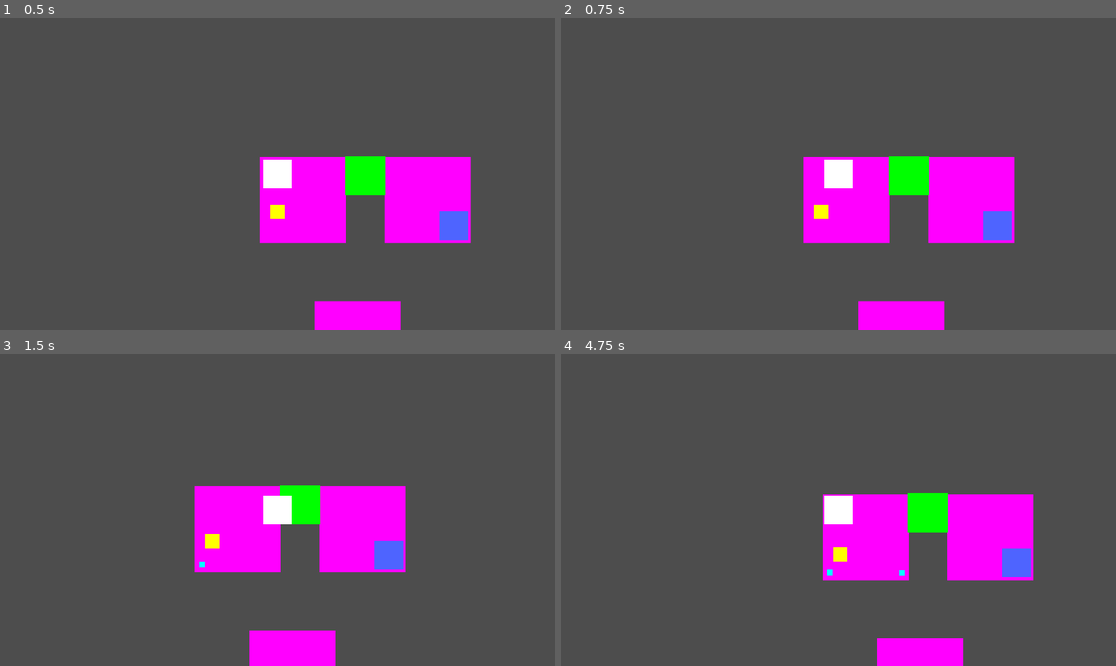
Above: before the commit, frames 1-4 (two rows, left to right).
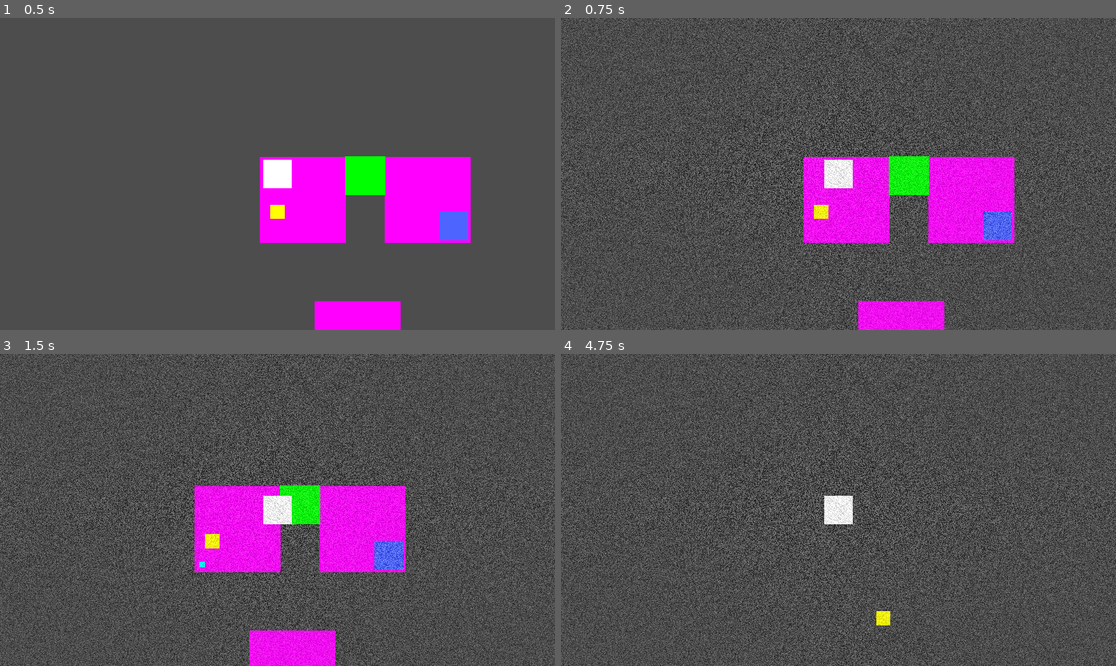
Above: after the commit, the same moments.

Repository: M4przybysz/lem_game_jam-powtorka
Game: Godot game, scene res://src/main/main.tscn
Same seed, same stepped clock (60 frames per second), same inputs: the game is played once before the commit and once after it.
Inputs:
- Up to frame 1 (0.5 s): no input
- Up to frame 2 (0.75 s): tap Enter at 0.5 s; hold D (right) from 0.53 s (still down); hold T (action3, bound only after the commit) from 0.53 s (still down)
- Up to frame 3 (1.5 s): release D (right) at 1.28 s; release T (action3, bound only after the commit) at 1.28 s; hold S (down) from 1.28 s (still down); tap F (action1) at 1.35 s
- Up to frame 4 (4.75 s): tap T (action3, bound only after the commit) at 1.55, 2.85, 4.55 s; tap Space at 2 s; release S (down) at 2.03 s; hold D (right) 2.03-2.78 s; hold T (action3, bound only after the commit) 2.03-2.78 s; tap E (action2) at 2.1 s; hold W (up) 2.78-3.53 s; hold T (action3, bound only after the commit) 3.53-4.28 s; hold A (left) from 3.53 s (still down); tap F (action1) at 4.35 s

Frame 1 is identical in both runs. In frame 2, 36% of the frame differs, in the area x 0-100%, y 0-100%; in frame 3, 36%; in frame 4, 41%.

Commit message:
Added film grain, gialogue labels and menu icons

Diff:
--- /dev/null
+++ b/powtorka/asstes/graphics/shaders/grain.gdshader
@@ -0,0 +1,20 @@
+shader_type canvas_item;
+
+// Uniforms
+uniform sampler2D screen_texture : hint_screen_texture;
+uniform float grain_amount : hint_range(0.0, 1.0) = 0.05; // Adjust the amount of grain
+uniform float grain_size : hint_range(0.1, 10.0) = 1.0; // Adjust the size of the grain
+
+void fragment() {
+    // Sample the original screen texture
+    vec4 original_color = texture(screen_texture, SCREEN_UV);
+
+    // Generate random noise
+    float noise = (fract(sin(dot(UV, vec2(12.9898, 78.233))) * 43758.5453) - 0.5) * 2.0;
+
+    // Add noise to the original color
+    original_color.rgb += noise * grain_amount * grain_size;
+
+    // Clamp the final color to make sure it stays in the valid range
+    COLOR = clamp(original_color, 0.0, 1.0);
+}
--- a/powtorka/project.godot
+++ b/powtorka/project.godot
@@ -57,6 +57,11 @@
 "events": [Object(InputEventKey,"resource_local_to_scene":false,"resource_name":"","device":-1,"window_id":0,"alt_press …(192 unchanged characters)…
 ]
 }
+action3={
+"deadzone": 0.5,
+"events": [Object(InputEventKey,"resource_local_to_scene":false,"resource_name":"","device":-1,"window_id":0,"alt_pressed":false,"shift_pressed":false,"ctrl_pressed":false,"meta_pressed":false,"pressed":false,"keycode":0,"physical_keycode":84,"key_label":0,"unicode":116,"location":0,"echo":false,"script":null)
+]
+}
 
 [rendering]
 
--- /dev/null
+++ b/powtorka/src/UI/ui.gd
@@ -0,0 +1,46 @@
+extends Control
+
+var blink = 0
+
+# Called when the node enters the scene tree for the first time.
+func _ready() -> void:
+	pass # Replace with function body.
+
+# Called every frame. 'delta' is the elapsed time since the previous frame.
+func _process(delta: float) -> void:
+	pass
+
+func _input(event: InputEvent) -> void:
+	if Input.is_action_pressed("action3"):
+		blink = 0
+		therapy_time()
+
+func therapy_time():
+	blink += 1
+	$ColorRect.visible = true
+	$ShaderTimer.start()
+
+
+func _on_shader_timer_timeout() -> void:
+	$ShaderTimer.stop()
+	$ColorRect.visible = false
+	$UnshaderTimer.start()
+
+func _on_unshader_timer_timeout() -> void:
+	$UnshaderTimer.stop()
+	if blink < 2:
+		therapy_time()
+
+func show_flufftext():
+	$Flufftext.visible = true
+
+func hide_flufftext():
+	$Flufftext.visible = false
+
+func show_therapy_text():
+	$Black.visible = true
+	$Terapeutka.visible = true
+
+func hide_therapy_text():
+	$Black.visible = false
+	$Terapeutka.visible = false
--- /dev/null
+++ b/powtorka/src/UI/ui.tscn
@@ -0,0 +1,67 @@
+[gd_scene load_steps=5 format=3 uid="uid://cgssltc1n83kf"]
+
+[ext_resource type="Shader" path="res://asstes/graphics/shaders/grain.gdshader" id="1_ut4yp"]
+[ext_resource type="Script" path="res://src/UI/ui.gd" id="1_vajhg"]
+[ext_resource type="FontFile" uid="uid://ctyvbudxwnx5g" path="res://asstes/fonts/EncodeSans-ExtraBold.ttf" id="2_7k1b4"]
+
+[sub_resource type="ShaderMaterial" id="ShaderMaterial_84yst"]
+shader = ExtResource("1_ut4yp")
+shader_parameter/grain_amount = 0.5
+shader_parameter/grain_size = 0.5
+
+[node name="UI" type="Control"]
+layout_mode = 3
+anchors_preset = 15
+anchor_right = 1.0
+anchor_bottom = 1.0
+grow_horizontal = 2
+grow_vertical = 2
+script = ExtResource("1_vajhg")
+
+[node name="UnshaderTimer" type="Timer" parent="."]
+wait_time = 0.2
+
+[node name="ShaderTimer" type="Timer" parent="."]
+wait_time = 0.2
+
+[node name="Black" type="ColorRect" parent="."]
+visible = false
+layout_mode = 0
+offset_right = 1920.0
+offset_bottom = 1080.0
+color = Color(0, 0, 0, 1)
+
+[node name="Terapeutka" type="Label" parent="."]
+visible = false
+layout_mode = 0
+offset_left = 1.0
+offset_top = 1.0
+offset_right = 1920.0
+offset_bottom = 1080.0
+theme_override_fonts/font = ExtResource("2_7k1b4")
+theme_override_font_sizes/font_size = 30
+text = "Terapeutka text"
+horizontal_alignment = 1
+vertical_alignment = 1
+autowrap_mode = 3
+
+[node name="Fluff text" type="Label" parent="."]
+visible = false
+layout_mode = 0
+offset_right = 1920.0
+offset_bottom = 1002.0
+theme_override_fonts/font = ExtResource("2_7k1b4")
+theme_override_font_sizes/font_size = 30
+text = "Fluff text"
+horizontal_alignment = 1
+vertical_alignment = 2
+autowrap_mode = 3
+
+[node name="ColorRect" type="ColorRect" parent="."]
+visible = false
+material = SubResource("ShaderMaterial_84yst")
+offset_right = 1920.0
+offset_bottom = 1080.0
+
+[connection signal="timeout" from="UnshaderTimer" to="." method="_on_unshader_timer_timeout"]
+[connection signal="timeout" from="ShaderTimer" to="." method="_on_shader_timer_timeout"]
--- a/powtorka/src/gameplay/gameplay.tscn
+++ b/powtorka/src/gameplay/gameplay.tscn
@@ -1,9 +1,10 @@
-[gd_scene load_steps=5 format=3 uid="uid://ddg2su88rjrwp"]
+[gd_scene load_steps=6 format=3 uid="uid://ddg2su88rjrwp"]
 
 [ext_resource type="Script" path="res://src/gameplay/gameplay.gd" id="1_qu5en"]
 [ext_resource type="PackedScene" uid="uid://gpcqqw6efjpy" path="res://src/levels/test_lvl.tscn" id="1_wkdmg"]
 [ext_resource type="PackedScene" uid="uid://cshqsixm2pc76" path="res://src/player/player.tscn" id="2_28rhj"]
 [ext_resource type="PackedScene" uid="uid://u330yrurm5sq" path="res://src/objects/item.tscn" id="4_44x78"]
+[ext_resource type="PackedScene" uid="uid://cgssltc1n83kf" path="res://src/UI/ui.tscn" id="4_gb6tb"]
 
 [node name="Gameplay" type="Node2D"]
 script = ExtResource("1_qu5en")
@@ -11,10 +12,14 @@
 [node name="test lvl" parent="." instance=ExtResource("1_wkdmg")]
 position = Vector2(39, 41)
 
+[node name="Item" parent="." instance=ExtResource("4_44x78")]
+position = Vector2(100, 231)
+
 [node name="Player" parent="." instance=ExtResource("2_28rhj")]
 position = Vector2(100, 100)
 
 [node name="Camera2D" type="Camera2D" parent="Player"]
 
-[node name="Item" parent="." instance=ExtResource("4_44x78")]
-position = Vector2(100, 231)
+[node name="CanvasLayer" type="CanvasLayer" parent="."]
+
+[node name="UI" parent="CanvasLayer" instance=ExtResource("4_gb6tb")]
--- /dev/null
+++ b/powtorka/src/levels/glowny.tscn
@@ -0,0 +1,91 @@
+[gd_scene load_steps=5 format=3 uid="uid://cdcj5esre435"]
+
+[ext_resource type="PackedScene" uid="uid://d1kkcfxkbvy1m" path="res://src/levels/rooms/room_big_closed.tscn" id="1_1k4ns"]
+[ext_resource type="PackedScene" uid="uid://c5ith1wamnvtw" path="res://src/objects/test_object.tscn" id="2_0er4t"]
+[ext_resource type="PackedScene" uid="uid://cshqsixm2pc76" path="res://src/player/player.tscn" id="3_cere0"]
+[ext_resource type="PackedScene" uid="uid://u330yrurm5sq" path="res://src/objects/item.tscn" id="4_0iudd"]
+
+[node name="Node2D" type="Node2D"]
+
+[node name="glowny" parent="." instance=ExtResource("1_1k4ns")]
+position = Vector2(1, -1051)
+
+[node name="Stolik" parent="." instance=ExtResource("2_0er4t")]
+position = Vector2(814, -726)
+scale = Vector2(8, 16)
+
+[node name="Krzeslo" parent="." instance=ExtResource("2_0er4t")]
+position = Vector2(956, -671)
+scale = Vector2(5, 5)
+
+[node name="Krzeslo2" parent="." instance=ExtResource("2_0er4t")]
+position = Vector2(955, -785)
+scale = Vector2(5, 5)
+
+[node name="Krzeslo3" parent="." instance=ExtResource("2_0er4t")]
+position = Vector2(673, -792)
+scale = Vector2(5, 5)
+
+[node name="Bierznia" parent="." instance=ExtResource("2_0er4t")]
+position = Vector2(942, -185)
+scale = Vector2(6, 14)
+
+[node name="Stacja badawcza" parent="." instance=ExtResource("2_0er4t")]
+position = Vector2(141, -56)
+scale = Vector2(12, 4)
+
+[node name="Stacja badawcza2" parent="." instance=ExtResource("2_0er4t")]
+position = Vector2(61, -214)
+scale = Vector2(4, 12)
+
+[node name="Właz" parent="." instance=ExtResource("2_0er4t")]
+position = Vector2(7, -509)
+scale = Vector2(4, 16)
+
+[node name="Rury" parent="." instance=ExtResource("2_0er4t")]
+position = Vector2(98, -1021)
+scale = Vector2(8, 2)
+
+[node name="Rury2" parent="." instance=ExtResource("2_0er4t")]
+position = Vector2(38, -921)
+scale = Vector2(2, 8)
+
+[node name="Kapsula" parent="." instance=ExtResource("2_0er4t")]
+position = Vector2(9, -761)
+scale = Vector2(4, 4)
+
+[node name="Wieszak na skafander" parent="." instance=ExtResource("2_0er4t")]
+position = Vector2(289, -1036)
+scale = Vector2(2, 2)
+
+[node name="Lampka sprawdzająca działanie stacji badawczej" parent="." instance=ExtResource("2_0er4t")]
+position = Vector2(280, -56)
+
+[node name="Player" parent="." instance=ExtResource("3_cere0")]
+position = Vector2(345, -159)
+
+[node name="Lampka sprawdzająca właz2" parent="." instance=ExtResource("2_0er4t")]
+position = Vector2(38, -819)
+
+[node name="Lampka sprawdzająca właz" parent="." instance=ExtResource("2_0er4t")]
+position = Vector2(39, -693)
+
+[node name="Lampka sprawdzająca bierznie" parent="." instance=ExtResource("2_0er4t")]
+position = Vector2(949, -353)
+
+[node name="Lampka sprawdzająca porządek" parent="." instance=ExtResource("2_0er4t")]
+position = Vector2(821, -905)
+
+[node name="Krzeslo4" parent="." instance=ExtResource("4_0iudd")]
+position = Vector2(547, -417)
+scale = Vector2(2, 2)
+
+[node name="miejsce na krzeslo" parent="." instance=ExtResource("2_0er4t")]
+position = Vector2(676, -657)
+scale = Vector2(5, 5)
+
+[node name="Lampka sprawdzająca rury" parent="." instance=ExtResource("2_0er4t")]
+position = Vector2(195, -1023)
+
+[node name="Kubeczek" parent="." instance=ExtResource("4_0iudd")]
+position = Vector2(57, -301)
--- a/powtorka/src/main/main.tscn
+++ b/powtorka/src/main/main.tscn
@@ -11,3 +11,4 @@
 [node name="Gameplay" type="Node" parent="."]
 
 [node name="Gameplay" parent="Gameplay" instance=ExtResource("2_oadd1")]
+position = Vector2(-1912, 881)
Binary file added: powtorka/asstes/fonts/EncodeSans-ExtraBold.ttf
Not shown, added: powtorka/asstes/fonts/EncodeSans-ExtraBold.ttf.import
Not shown, removed: powtorka/asstes/fonts/placeholder.txt
Binary file added: powtorka/asstes/graphics/menu icons/AUTORZY.png
Not shown, added: powtorka/asstes/graphics/menu icons/AUTORZY.png.import
Binary file added: powtorka/asstes/graphics/menu icons/GRAJ.png
Not shown, added: powtorka/asstes/graphics/menu icons/GRAJ.png.import
Binary file added: powtorka/asstes/graphics/menu icons/USTAWIENIA.png
Not shown, added: powtorka/asstes/graphics/menu icons/USTAWIENIA.png.import
Binary file added: powtorka/asstes/graphics/menu icons/WYJSCIE.png
Not shown, added: powtorka/asstes/graphics/menu icons/WYJSCIE.png.import
Not shown, removed: powtorka/asstes/graphics/placeholder.txt
